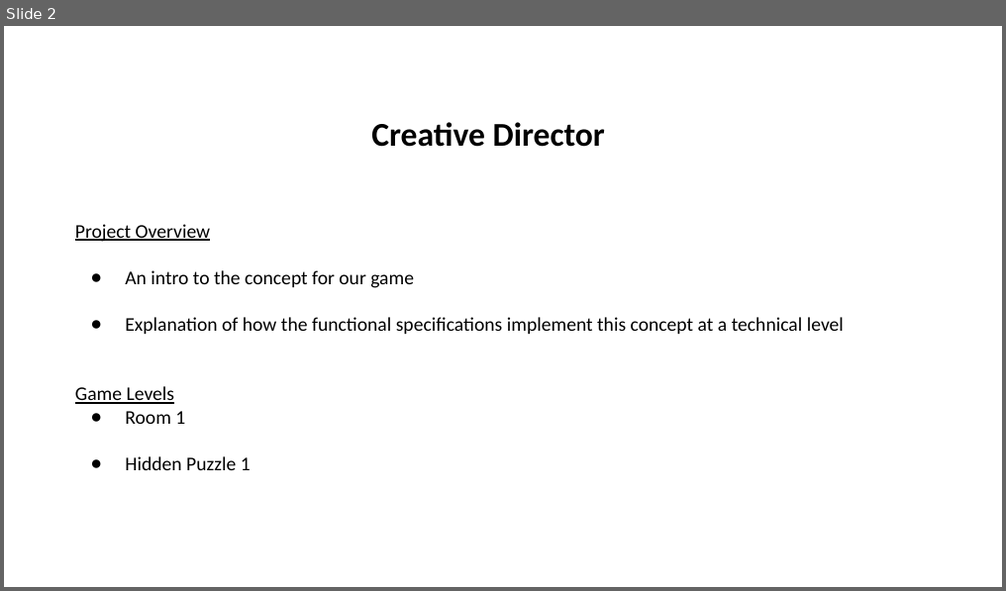
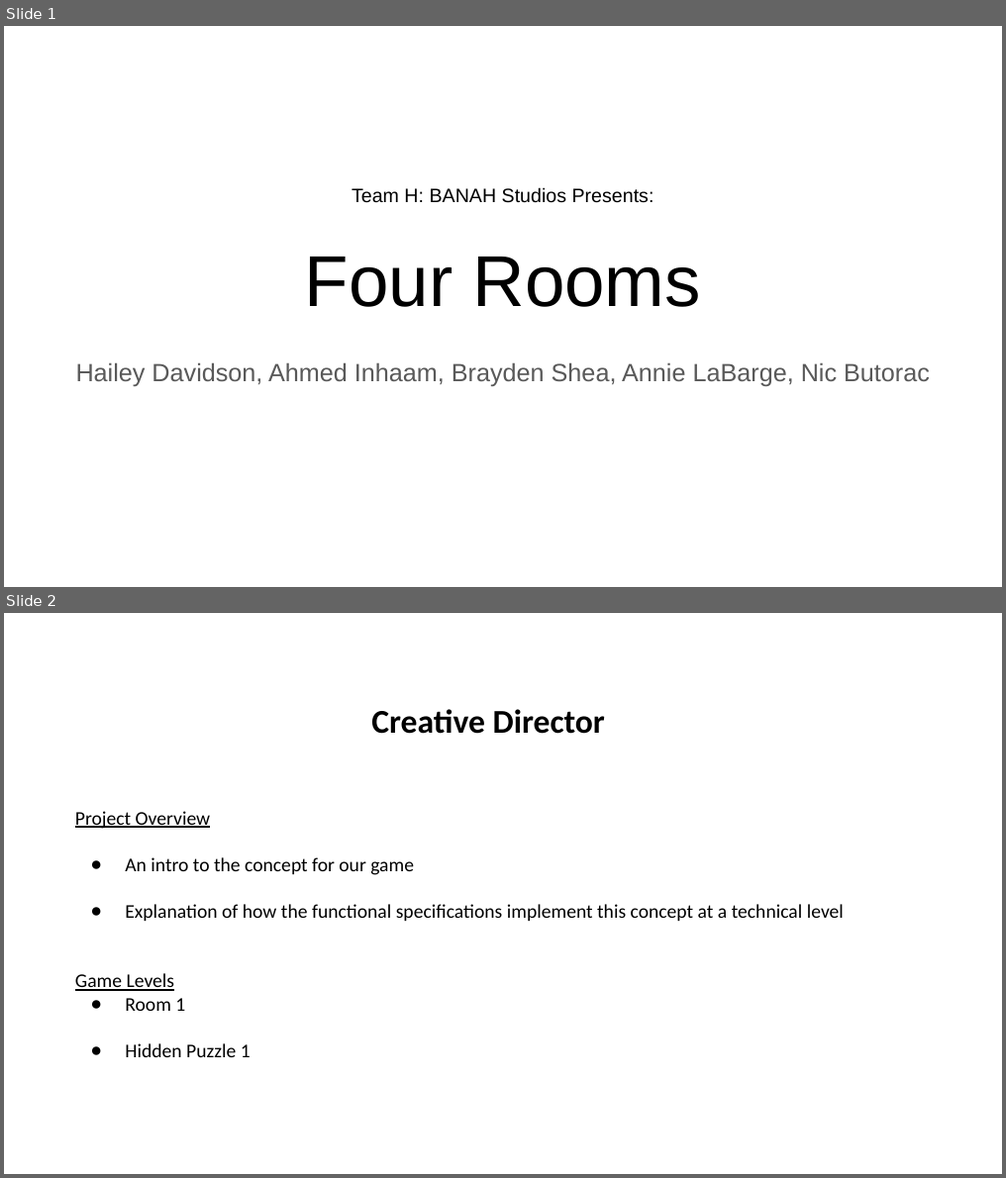
Before and after one commit to axchristie/IASC1P04-TeamH, a slide deck: Axure Presentation (1).pptx. Shown one above the other, each under a label of ours: slide 2 before the commit, slides 1 and 2 after it. The pictures are 1006x591 and 1006x1178 pixels, drawn with LibreOffice and Linux fonts; fonts in the diff are those of the drawing. Boxes give left, top, right and bottom in pixels: in the first picture for what was removed or moved away, otherwise in the second. Text is boxed around its words. In the diff, an @@ line names an element or a change of style, - is before the commit and + after.

```diff
--- a/Axure Presentation (1).pptx
+++ b/Axure Presentation (1).pptx
@@ slide 1 added at bbox=[4, 26, 1002, 587], background #FFFFFF @@
@@ text added at bbox=[351, 187, 654, 203], 14 pt, text #000000 @@
+Team H: BANAH Studios Presents:
@@ title added at bbox=[305, 257, 701, 307], 52 pt, text #000000 @@
+Four Rooms
@@ subtitle added at bbox=[76, 363, 930, 386], 18 pt, text #595959 @@
+Hailey Davidson, Ahmed Inhaam, Brayden Shea, Annie LaBarge, Nic Butorac
```
Also in this commit, not shown: 2 slides changed, 1 slide removed.
